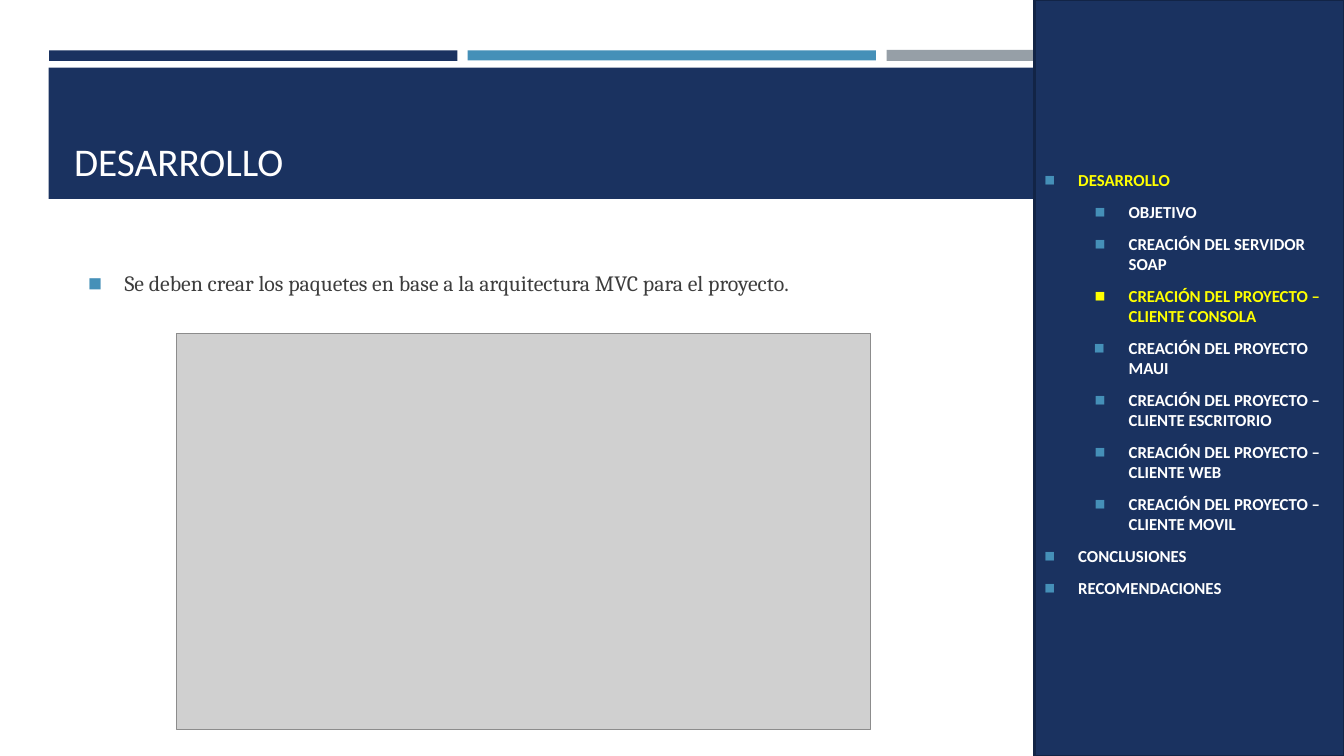
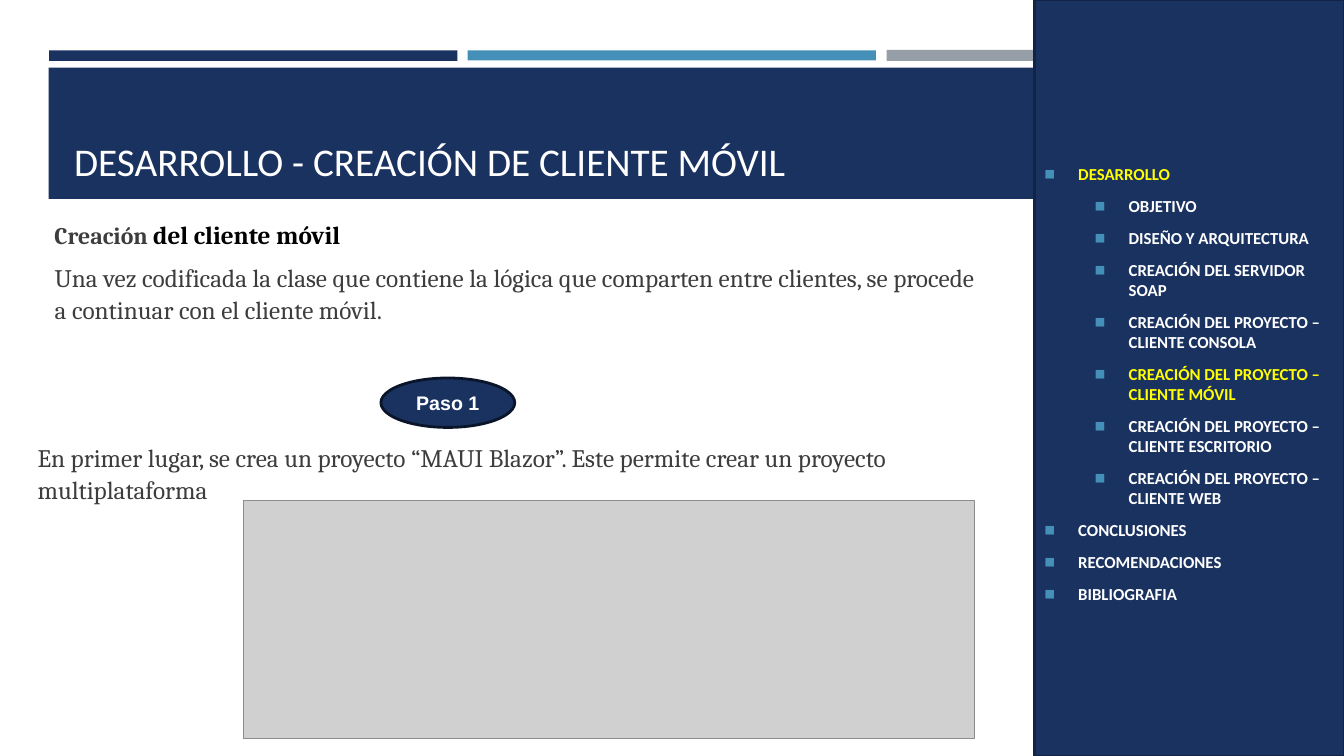
Before and after one commit to ArielGuevara/WS_TicketPremiun_DotNet_SOAP_GR5, a slide deck: slide 37 of 05. DOCUMENTACION/02. MANUAL TECNICO/PRESENTACION_SOAP_ BDD_DOTNET.pptx (slide 30 before the commit). Drawn at 1344x756 pixels with LibreOffice and Linux fonts; fonts in the diff are those of the drawing; grey boxes stand for pictures. Boxes give left, top, right and bottom in pixels: in the first picture for what was removed or moved away, otherwise in the second. Text is boxed around its words. In the diff, an @@ line names an element or a change of style, - is before the commit and + after.

```diff
--- a/05. DOCUMENTACION/02. MANUAL TECNICO/PRESENTACION_SOAP_ BDD_DOTNET.pptx
+++ b/05. DOCUMENTACION/02. MANUAL TECNICO/PRESENTACION_SOAP_ BDD_DOTNET.pptx
@@ title at (x1=74, y1=143, x2=785, y2=177): text changed @@
-DESARROLLO
+DESARROLLO - CREACIÓN DE CLIENTE MÓVIL
@@ text added at (x1=54, y1=226, x2=340, y2=245), 18 pt, text #000000, bold @@
+Creación del cliente móvil
@@ text in rectangle at (x1=1129, y1=230, x2=1308, y2=246): paragraph added @@
+  ◼ DISEÑO Y ARQUITECTURA
@@ text added at (x1=55, y1=269, x2=974, y2=320), 18 pt, text #3D3D3D @@
+Una vez codificada la clase que contiene la lógica que comparten entre clientes, se procede a continuar con el cliente móvil.
@@ text removed at (x1=125, y1=276, x2=789, y2=296) @@
-◼ Se deben crear los paquetes en base a la arquitectura MVC para el proyecto.
@@ text in rectangle at (x1=1129, y1=314, x2=1308, y2=348): text colour #FFFF00 to #FFFFFF in "CREACIÓN DEL PROYECTO – CLIENTE CONSOLA"; bullet colour #FFFF00 to #4590B8 @@
@@ picture removed at (x1=176, y1=333, x2=871, y2=729) @@
@@ ellipse added at (x1=381, y1=378, x2=515, y2=427), fill #1A3260, outline #0B162A 2 pt, 14 pt, text #FFFFFF, bold @@
+Paso 1
@@ text in rectangle at (x1=1129, y1=366, x2=1308, y2=400): text changed; text colour #FFFFFF to #FFFF00 @@
-  ◼ CREACIÓN DEL PROYECTO MAUI
+  ◼ CREACIÓN DEL PROYECTO – CLIENTE MÓVIL
@@ text added at (x1=38, y1=449, x2=886, y2=505), 18 pt, text #3D3D3D @@
+En primer lugar, se crea un proyecto “MAUI Blazor”. Este permite crear un proyecto multiplataforma
@@ picture added at (x1=244, y1=501, x2=975, y2=739) @@
@@ text in rectangle at (x1=1129, y1=497, x2=1308, y2=530): paragraph removed @@
-  ◼ CREACIÓN DEL PROYECTO – CLIENTE MOVIL
@@ text in rectangle at (x1=1078, y1=589, x2=1177, y2=600): paragraph added @@
+◼ BIBLIOGRAFIA
```
Also in this commit, not shown: 25 other slides changed, 29 slides added, 55 slides removed, 1 other file.
